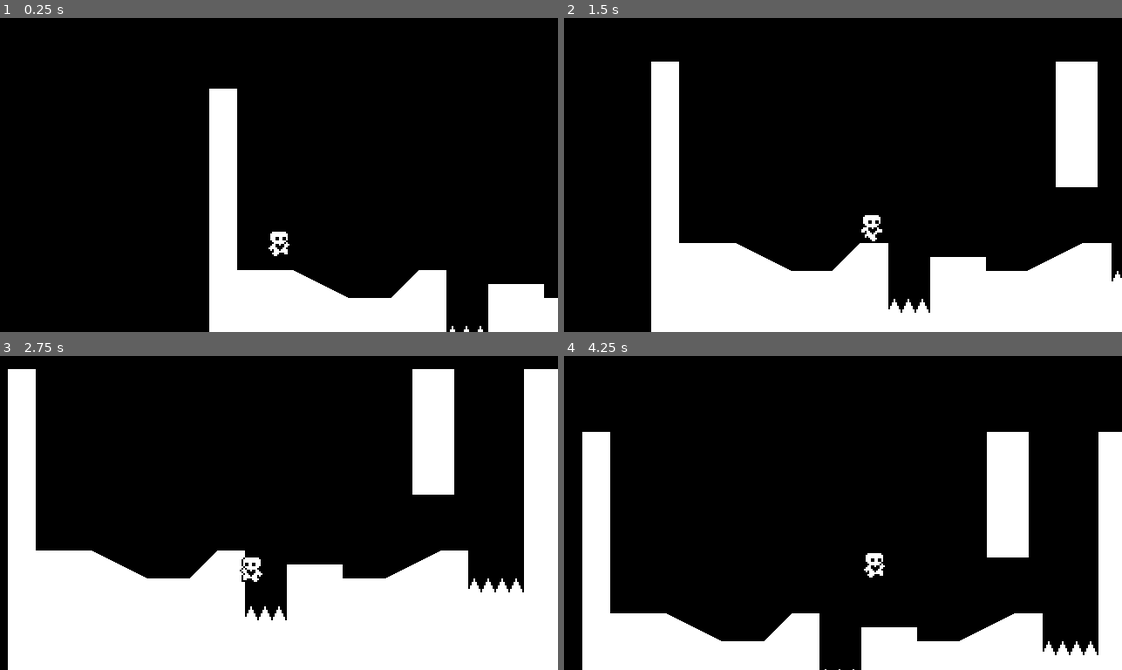
Above: before the commit, frames 1-4 (two rows, left to right).
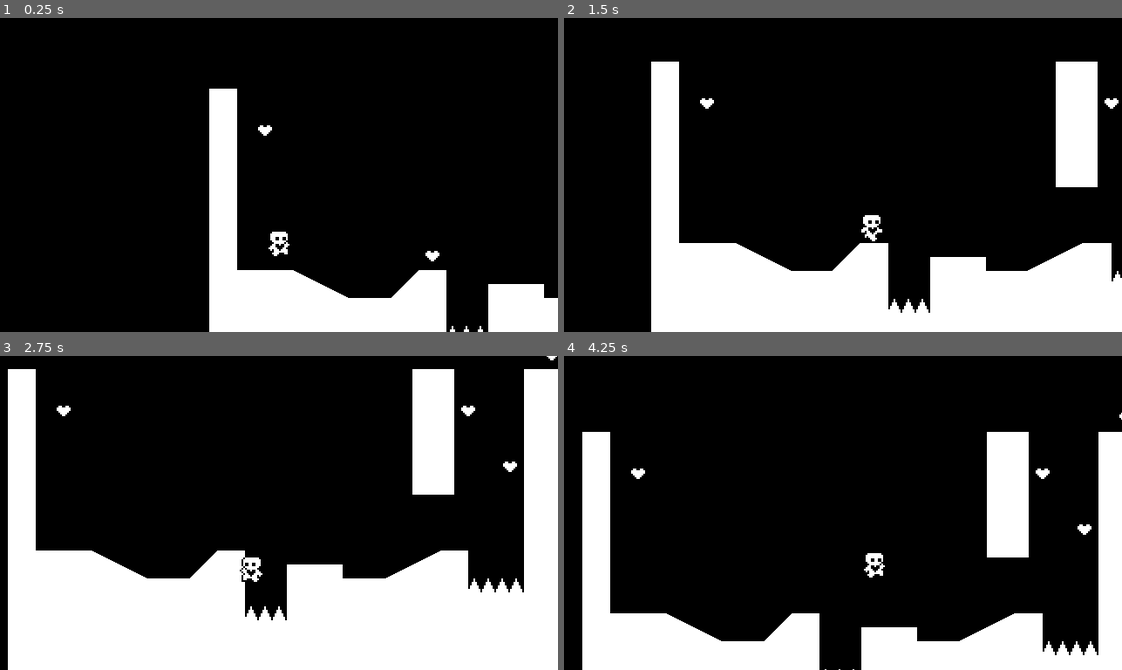
Above: after the commit, the same moments.

Repository: JamesIry/heart-platformer-godot4
Game: Godot game, scene res://world.tscn
The game is run twice, just before and just after one commit, with the same random seed, the same clock (stepped at 60 frames per second) and the same inputs.
Inputs:
- Up to frame 1 (0.25 s): no input
- Up to frame 2 (1.5 s): hold Right (ui_right) from 0.53 s (still down); tap Up (ui_up) at 0.77 s
- Up to frame 3 (2.75 s): tap Up (ui_up) at 1.52 s; release Right (ui_right) at 2.03 s; hold Left (ui_left) from 2.03 s (still down)
- Up to frame 4 (4.25 s): release Left (ui_left) at 2.78 s; hold Right (ui_right) from 2.78 s (still down); tap Up (ui_up) at 3.02, 3.77 s

The runs differ from the first frame. In frame 1, 0.1% of the frame differs, in the area x 46-79%, y 34-78%; in frame 2, 0.1%; in frame 3, 0.2%, in the area x 10-100%, y 0-37%; in frame 4, 0.2%.

Commit message:
Video 6:
   Collectibles
   Custom Events
   Singleton globals

Diff:
--- /dev/null
+++ b/Events.gd
@@ -0,0 +1,3 @@
+extends Node
+
+signal level_completed
--- /dev/null
+++ b/heart.gd
@@ -0,0 +1,7 @@
+extends Area2D
+
+func _on_body_shape_entered(body_rid, body, body_shape_index, local_shape_index):
+	queue_free()
+	var hearts = get_tree().get_nodes_in_group("hearts")
+	if hearts.size() == 1:
+		Events.level_completed.emit()
--- /dev/null
+++ b/heart.tscn
@@ -0,0 +1,20 @@
+[gd_scene load_steps=4 format=3 uid="uid://cvv2gdfihxr6j"]
+
+[ext_resource type="Texture2D" uid="uid://bcasdgi48yg6p" path="res://heart.png" id="1_h0xqp"]
+[ext_resource type="Script" path="res://heart.gd" id="1_l6jyk"]
+
+[sub_resource type="CircleShape2D" id="CircleShape2D_oui16"]
+radius = 5.0
+
+[node name="Heart" type="Area2D" groups=["hearts"]]
+collision_layer = 0
+collision_mask = 2
+script = ExtResource("1_l6jyk")
+
+[node name="Sprite2D" type="Sprite2D" parent="."]
+texture = ExtResource("1_h0xqp")
+
+[node name="CollisionShape2D" type="CollisionShape2D" parent="."]
+shape = SubResource("CircleShape2D_oui16")
+
+[connection signal="body_shape_entered" from="." to="." method="_on_body_shape_entered"]
--- /dev/null
+++ b/level_completed.tscn
@@ -0,0 +1,21 @@
+[gd_scene format=3 uid="uid://228dws4axogq"]
+
+[node name="LevelCompleted" type="ColorRect"]
+anchors_preset = 15
+anchor_right = 1.0
+anchor_bottom = 1.0
+grow_horizontal = 2
+grow_vertical = 2
+color = Color(0, 0, 0, 0.207843)
+
+[node name="CenterContainer" type="CenterContainer" parent="."]
+layout_mode = 1
+anchors_preset = 15
+anchor_right = 1.0
+anchor_bottom = 1.0
+grow_horizontal = 2
+grow_vertical = 2
+
+[node name="Label" type="Label" parent="CenterContainer"]
+layout_mode = 2
+text = "Level Completed!"
--- a/project.godot
+++ b/project.godot
@@ -14,6 +14,10 @@
 run/main_scene="res://world.tscn"
 config/features=PackedStringArray("4.1", "GL Compatibility")
 config/icon="res://icon.svg"
+
+[autoload]
+
+Events="*res://Events.gd"
 
 [display]
 
--- a/world.gd
+++ b/world.gd
@@ -2,7 +2,14 @@
 
 @onready var collision_polygon_2d: CollisionPolygon2D = $StaticBody2D/CollisionPolygon2D
 @onready var polygon_2d: Polygon2D = $StaticBody2D/CollisionPolygon2D/Polygon2D
+@onready var level_completed = $CanvasLayer/LevelCompleted
 
 func _ready():
 	RenderingServer.set_default_clear_color(Color.BLACK)
 	polygon_2d.polygon = collision_polygon_2d.polygon
+	Events.level_completed.connect(show_level_completed)
+
+
+func show_level_completed():
+	level_completed.show()
+	get_tree().paused = true
--- a/world.tscn
+++ b/world.tscn
@@ -1,8 +1,10 @@
-[gd_scene load_steps=5 format=3 uid="uid://clwdauh75e15b"]
+[gd_scene load_steps=7 format=3 uid="uid://clwdauh75e15b"]
 
 [ext_resource type="Script" path="res://world.gd" id="1_5qt1r"]
 [ext_resource type="PackedScene" uid="uid://cnb5f842rvw8e" path="res://player.tscn" id="2_sd0su"]
 [ext_resource type="PackedScene" uid="uid://fdsjo1q66blb" path="res://spikes.tscn" id="3_4pg7m"]
+[ext_resource type="PackedScene" uid="uid://cvv2gdfihxr6j" path="res://heart.tscn" id="5_6y3ti"]
+[ext_resource type="PackedScene" uid="uid://228dws4axogq" path="res://level_completed.tscn" id="5_n8cs3"]
 
 [sub_resource type="RectangleShape2D" id="RectangleShape2D_xo0op"]
 size = Vector2(24, 72)
@@ -44,3 +46,23 @@
 
 [node name="Spikes4" parent="." instance=ExtResource("3_4pg7m")]
 position = Vector2(280, 128)
+
+[node name="Heart2" parent="." instance=ExtResource("5_6y3ti")]
+position = Vector2(288, 56)
+
+[node name="Heart3" parent="." instance=ExtResource("5_6y3ti")]
+position = Vector2(264, 24)
+
+[node name="Heart4" parent="." instance=ExtResource("5_6y3ti")]
+position = Vector2(312, -8)
+
+[node name="Heart5" parent="." instance=ExtResource("5_6y3ti")]
+position = Vector2(32, 24)
+
+[node name="Heart" parent="." instance=ExtResource("5_6y3ti")]
+position = Vector2(128, 96)
+
+[node name="CanvasLayer" type="CanvasLayer" parent="."]
+
+[node name="LevelCompleted" parent="CanvasLayer" instance=ExtResource("5_n8cs3")]
+visible = false
Binary file added: heart.png
Not shown, added: heart.png.import
